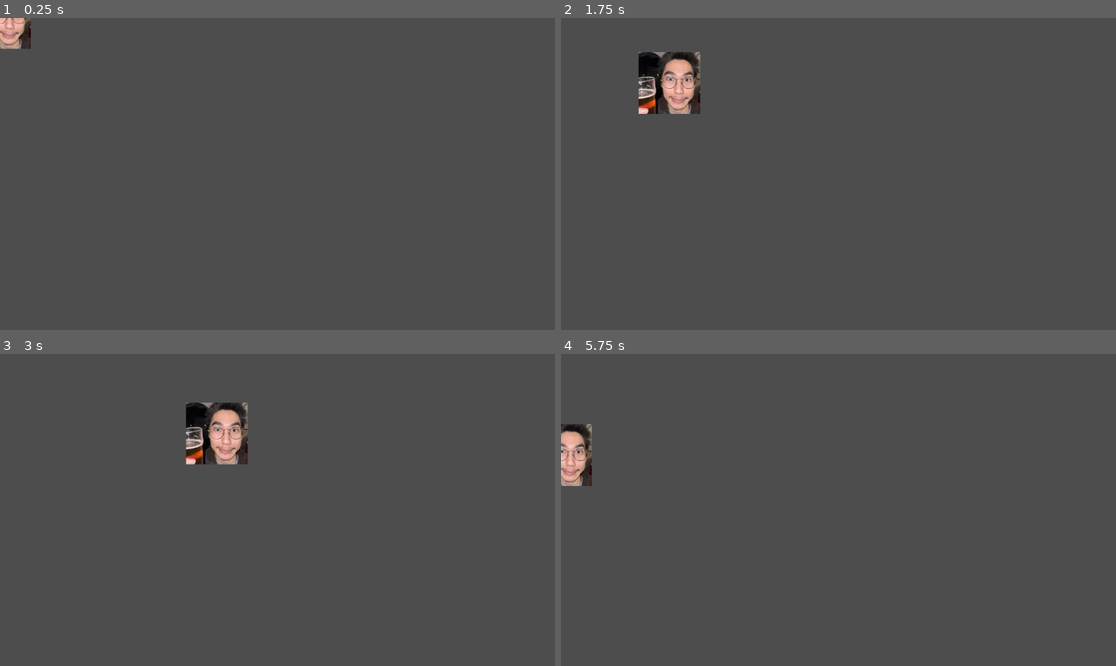
Above: before the commit, frames 1-4 (two rows, left to right).
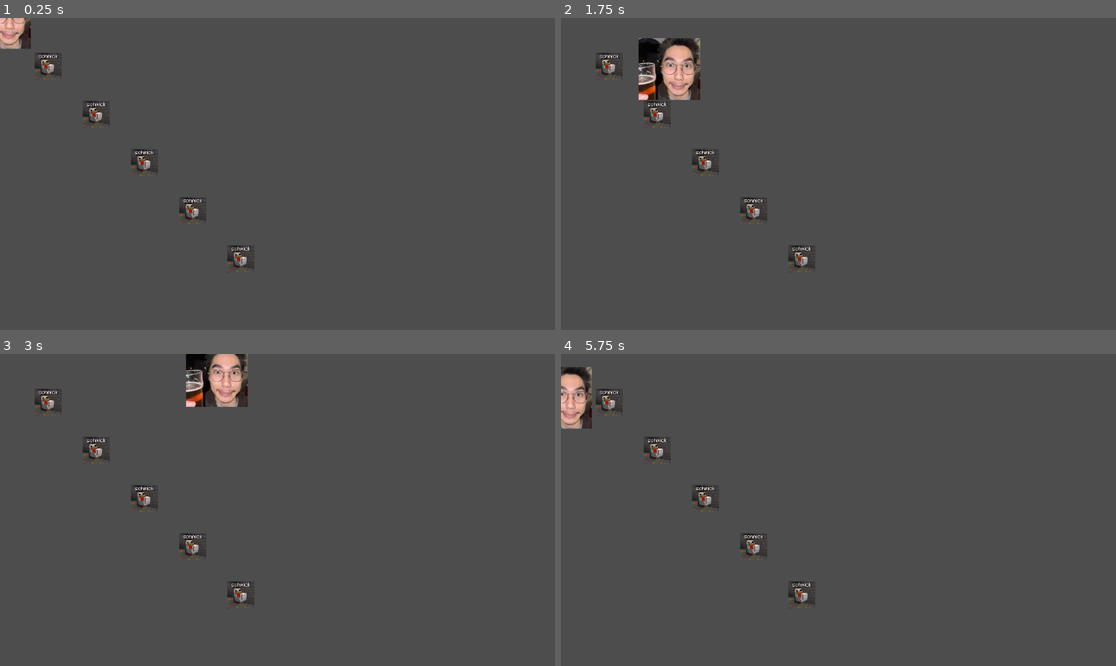
Above: after the commit, the same moments.

Repository: kitkattier/yogurt-friends
Game: Godot game, scene res://main.tscn
The game is run twice, just before and just after one commit, with the same random seed, the same clock (stepped at 60 frames per second) and the same inputs.
Inputs:
- Up to frame 1 (0.25 s): no input
- Up to frame 2 (1.75 s): tap Enter at 0.5 s; hold Right (ui_right) 0.53-1.28 s; hold Down (ui_down) from 1.28 s (still down)
- Up to frame 3 (3 s): release Down (ui_down) at 2.03 s; hold Right (ui_right) 2.03-2.78 s; hold Up (ui_up) from 2.78 s (still down)
- Up to frame 4 (5.75 s): release Up (ui_up) at 3.53 s; hold Left (ui_left) 3.53-5.03 s; hold Down (ui_down) from 5.03 s (still down)

The runs differ from the first frame. In frame 1, 1.0% of the frame differs, in the area x 6-46%, y 11-82%; in frame 2, 3.0%; in frame 3, 4.7%, in the area x 6-46%, y 0-82%; in frame 4, 3.0%.

Commit message:
Add placeholder people to main

Diff:
--- a/main.gd
+++ b/main.gd
@@ -1,9 +1,11 @@
 extends Node
 
-
+@export var person_scene:  PackedScene
+var money
 # Called when the node enters the scene tree for the first time.
 func _ready() -> void:
-	pass # Replace with function body.
+	for i in range(5):
+		create_person(100*(i+1), 100*(i+1))
 
 
 # Called every frame. 'delta' is the elapsed time since the previous frame.
@@ -13,4 +15,11 @@
 
 
 func create_person(x: float, y: float) -> void:
-	pass
+	# Create a new instance of the Person scene.
+	var person = person_scene.instantiate()
+
+	# Set the person's position.
+	person.position = Vector2(x, y)
+
+	# Spawn the person by adding it to the Main scene.
+	add_child(person)
--- a/main.tscn
+++ b/main.tscn
@@ -2,9 +2,11 @@
 
 [ext_resource type="Script" uid="uid://bf40roytip0g8" path="res://main.gd" id="1_0xm2m"]
 [ext_resource type="PackedScene" uid="uid://bn5s8ed15k8jn" path="res://player/player.tscn" id="1_ig7tw"]
+[ext_resource type="PackedScene" uid="uid://du6dflm0cjl34" path="res://person/person.tscn" id="2_h2yge"]
 
 [node name="Main" type="Node" unique_id=817750452]
 script = ExtResource("1_0xm2m")
+person_scene = ExtResource("2_h2yge")
 
 [node name="Player" parent="." unique_id=21336461 instance=ExtResource("1_ig7tw")]
 
